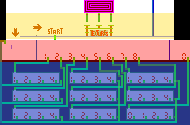
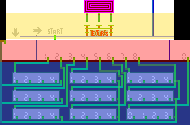
Before/after of a 190×125 layered artwork. What changed in the layer stack:
painted on "Blocks" over [11, 24, 186, 119]
